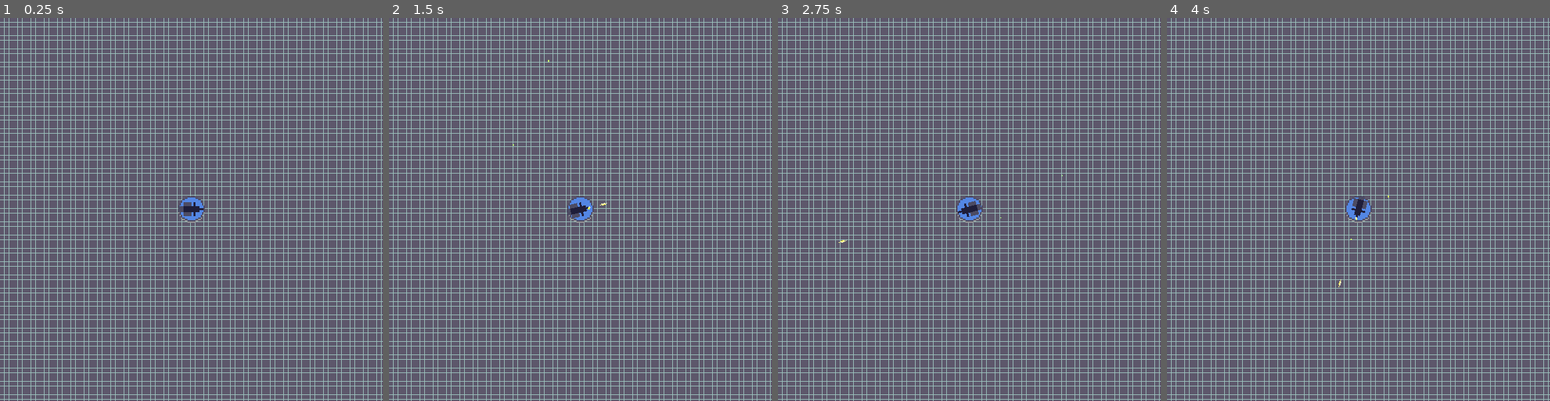
Above: before the commit, frames 1-4 (left to right).
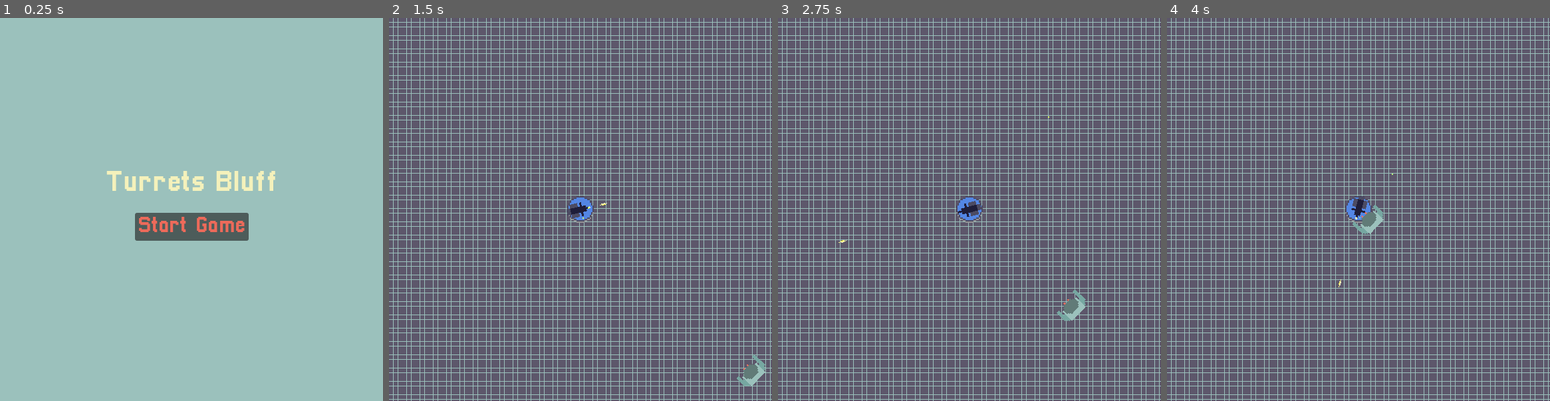
Above: after the commit, the same moments.

Repository: MARIUCHINAS/Turrets-Bluff
Game: Godot game, scene res://Scenes/main.tscn
Same seed, same stepped clock (60 frames per second), same inputs: the game is played once before the commit and once after it.
Inputs (mouse positions are in pixels of both pictures, inside the frame that each line leads up to):
- Up to frame 1 (0.25 s): no input
- Up to frame 2 (1.5 s): click (580, 228) at 0.5 s, where only the run after the commit has a clickable "Start Game"; move the mouse to (664, 190) at 1.27 s; click (664, 190) at 1.35 s
- Up to frame 3 (2.75 s): move the mouse to (892, 228) at 2.02 s; click (892, 228) at 2.1 s
- Up to frame 4 (4 s): move the mouse to (1396, 125) at 2.77 s; click (1396, 125) at 2.85 s; move the mouse to (1339, 286) at 3.52 s; click (1339, 286) at 3.6 s

The runs differ from the first frame. In frame 1, 80% of the frame differs, in the area x 0-100%, y 0-100%; in frame 2, 0.3%; in frame 3, 0.3%; in frame 4, 0.3%.

Commit message:
Added Zombie

Diff:
--- a/Scenes/main.tscn
+++ b/Scenes/main.tscn
@@ -6,6 +6,7 @@
 [ext_resource type="Texture2D" uid="uid://d308p5f4nn0eh" path="res://Art/TurretBluffTileSet.png" id="2_hc674"]
 [ext_resource type="PackedScene" uid="uid://d3w4eve4fraue" path="res://Scenes/pad.tscn" id="3_uphjs"]
 [ext_resource type="PackedScene" uid="uid://dd8quu5qpdo0g" path="res://Scenes/player.tscn" id="4_jutrc"]
+[ext_resource type="PackedScene" uid="uid://cvc375x07dbh5" path="res://Scenes/zombie.tscn" id="7_d2nnh"]
 
 [sub_resource type="TileSetAtlasSource" id="TileSetAtlasSource_s3pxf"]
 texture = ExtResource("2_hc674")
@@ -27,9 +28,6 @@
 script = ExtResource("1_chxui")
 BulletScene = ExtResource("2_e4ble")
 
-[node name="HUD" parent="." instance=ExtResource("1_qrnsy")]
-visible = false
-
 [node name="FloorTileMap" type="TileMap" parent="."]
 texture_filter = 1
 tile_set = SubResource("TileSet_7ce24")
@@ -43,3 +41,11 @@
 [node name="Player" parent="." instance=ExtResource("4_jutrc")]
 position = Vector2(288, 288)
 scale = Vector2(3, 3)
+
+[node name="HUD" parent="." instance=ExtResource("1_qrnsy")]
+
+[node name="Zombie" parent="." instance=ExtResource("7_d2nnh")]
+position = Vector2(624, 608)
+
+[connection signal="game_started" from="HUD" to="." method="_on_hud_game_started"]
+[connection signal="game_started" from="HUD" to="Player" method="_on_hud_game_started"]
--- /dev/null
+++ b/Scenes/zombie.tscn
@@ -0,0 +1,41 @@
+[gd_scene load_steps=7 format=3 uid="uid://cvc375x07dbh5"]
+
+[ext_resource type="Texture2D" uid="uid://d308p5f4nn0eh" path="res://Art/TurretBluffTileSet.png" id="1_1a5bb"]
+[ext_resource type="Script" path="res://Scripts/zombie.gd" id="1_ru780"]
+
+[sub_resource type="AtlasTexture" id="AtlasTexture_q08nh"]
+atlas = ExtResource("1_1a5bb")
+region = Rect2(0, 63, 20, 20)
+
+[sub_resource type="AtlasTexture" id="AtlasTexture_ct2ja"]
+atlas = ExtResource("1_1a5bb")
+region = Rect2(21, 63, 20, 20)
+
+[sub_resource type="SpriteFrames" id="SpriteFrames_42okm"]
+animations = [{
+"frames": [{
+"duration": 1.0,
+"texture": SubResource("AtlasTexture_q08nh")
+}, {
+"duration": 1.0,
+"texture": SubResource("AtlasTexture_ct2ja")
+}],
+"loop": true,
+"name": &"default",
+"speed": 3.0
+}]
+
+[sub_resource type="CircleShape2D" id="CircleShape2D_qap2i"]
+radius = 11.0454
+
+[node name="Zombie" type="CharacterBody2D"]
+texture_filter = 1
+scale = Vector2(2.5, 2.5)
+script = ExtResource("1_ru780")
+
+[node name="AnimatedSprite2D" type="AnimatedSprite2D" parent="."]
+sprite_frames = SubResource("SpriteFrames_42okm")
+frame_progress = 0.918425
+
+[node name="CollisionShape2D" type="CollisionShape2D" parent="."]
+shape = SubResource("CircleShape2D_qap2i")
--- a/Scripts/bullet.gd
+++ b/Scripts/bullet.gd
@@ -1,9 +1,15 @@
 extends CharacterBody2D
 
 @export var speed = 300
-var acceleration = 1
+@export var acceleration = 1
 
 func _physics_process(delta):
 	speed += acceleration
 	var velocity = Vector2(speed, 0).rotated((global_rotation))
-	move_and_collide(velocity * delta)
+	var collision = move_and_collide(velocity * delta)
+
+	if collision:
+		if collision.get_collider().name == "Zombie":
+			$AnimatedSprite2D.hide()
+			await get_tree().create_timer(0.05).timeout
+			queue_free()
--- a/Scripts/main.gd
+++ b/Scripts/main.gd
@@ -1,22 +1,26 @@
 extends Node
 
+var GameInProgress = false
 @export var BulletScene: PackedScene
 
 func _ready():
 	pass
 
 func _process(delta):
+	if GameInProgress:
+		if Input.is_action_just_pressed("shoot"):
+			#var mouse_position = get_viewport().get_mouse_position()
+			#var ScareZoneSpawnLocation = mouse_position
+			#var ScareZone = ScareZoneScene.instantiate()
+			#get_tree().get_root().add_child(ScareZone)
+			#ScareZone.position = ScareZoneSpawnLocation
 
-	if Input.is_action_just_pressed("shoot"):
-		#var mouse_position = get_viewport().get_mouse_position()
-		#var ScareZoneSpawnLocation = mouse_position
-		#var ScareZone = ScareZoneScene.instantiate()
-		#get_tree().get_root().add_child(ScareZone)
-		#ScareZone.position = ScareZoneSpawnLocation
+			var BulletSpawnLocation = $Player.position
+			var Bullet = BulletScene.instantiate()
+			get_tree().get_root().add_child(Bullet)
+			Bullet.position = BulletSpawnLocation
+			Bullet.look_at(get_viewport().get_mouse_position())
 
-		var BulletSpawnLocation = $Player.position
-		var Bullet = BulletScene.instantiate()
-		get_tree().get_root().add_child(Bullet)
-		Bullet.position = BulletSpawnLocation
-		Bullet.look_at(get_viewport().get_mouse_position())
-		print(BulletSpawnLocation)
+
+func _on_hud_game_started():
+	GameInProgress = true
--- a/Scripts/player.gd
+++ b/Scripts/player.gd
@@ -1,4 +1,6 @@
 extends CharacterBody2D
+
+var GameInProgress = false
 
 func _ready():
 	pass
@@ -8,16 +10,21 @@
 
 
 func _physics_process(delta):
-	look_at(get_global_mouse_position())
+	if GameInProgress:
+		look_at(get_global_mouse_position())
 
-	if Input.is_action_just_pressed("shoot"):
-		$AnimatedSprite2D.animation = "shoot"
-		$GPUParticles2D.emitting = true
-		await get_tree().create_timer(0.2).timeout
-		$GPUParticles2D.emitting = false
+		if Input.is_action_just_pressed("shoot"):
+			$AnimatedSprite2D.animation = "shoot"
+			$GPUParticles2D.emitting = true
+			await get_tree().create_timer(0.2).timeout
+			$GPUParticles2D.emitting = false
 
 
 
 
 func _on_shoot_timer_timeout():
 	$AnimatedSprite2D.animation = "default"
+
+
+func _on_hud_game_started():
+	GameInProgress = true
--- /dev/null
+++ b/Scripts/zombie.gd
@@ -0,0 +1,23 @@
+extends CharacterBody2D
+
+@export var speed = 50
+@export var acceleration = 0.5
+
+func _physics_process(delta):
+
+	look_at(Vector2(288,288))
+
+	speed += acceleration
+	var velocity = Vector2(speed, 0).rotated((global_rotation))
+	var collision = move_and_collide(velocity * delta)
+
+	if collision:
+		print(collision.get_collider().name)
+		if collision.get_collider().name == "Bullet":
+			queue_free()
+
+func _ready():
+	pass
+
+func _enter_tree():
+	$AnimatedSprite2D.play("default")
--- a/project.godot
+++ b/project.godot
@@ -19,6 +19,7 @@
 
 window/size/viewport_width=576
 window/size/viewport_height=576
+window/stretch/mode="viewport"
 
 [input]
 
Binary file changed: Art/TurretBluffTileSet.ase
Binary file changed: Art/TurretBluffTileSet.png
Not shown: 1 places in Scenes/main.tscn that only renumber resources
